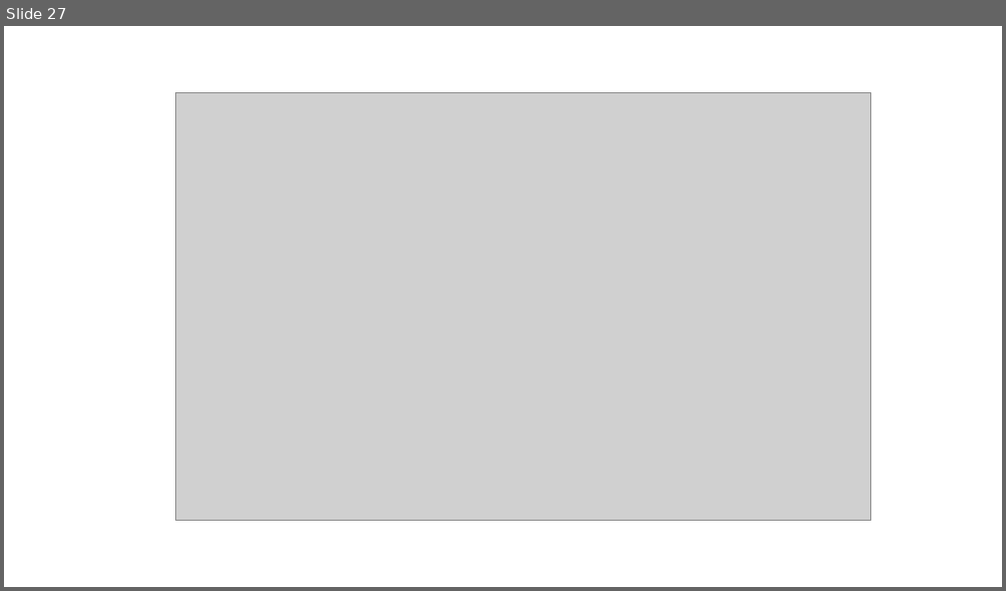
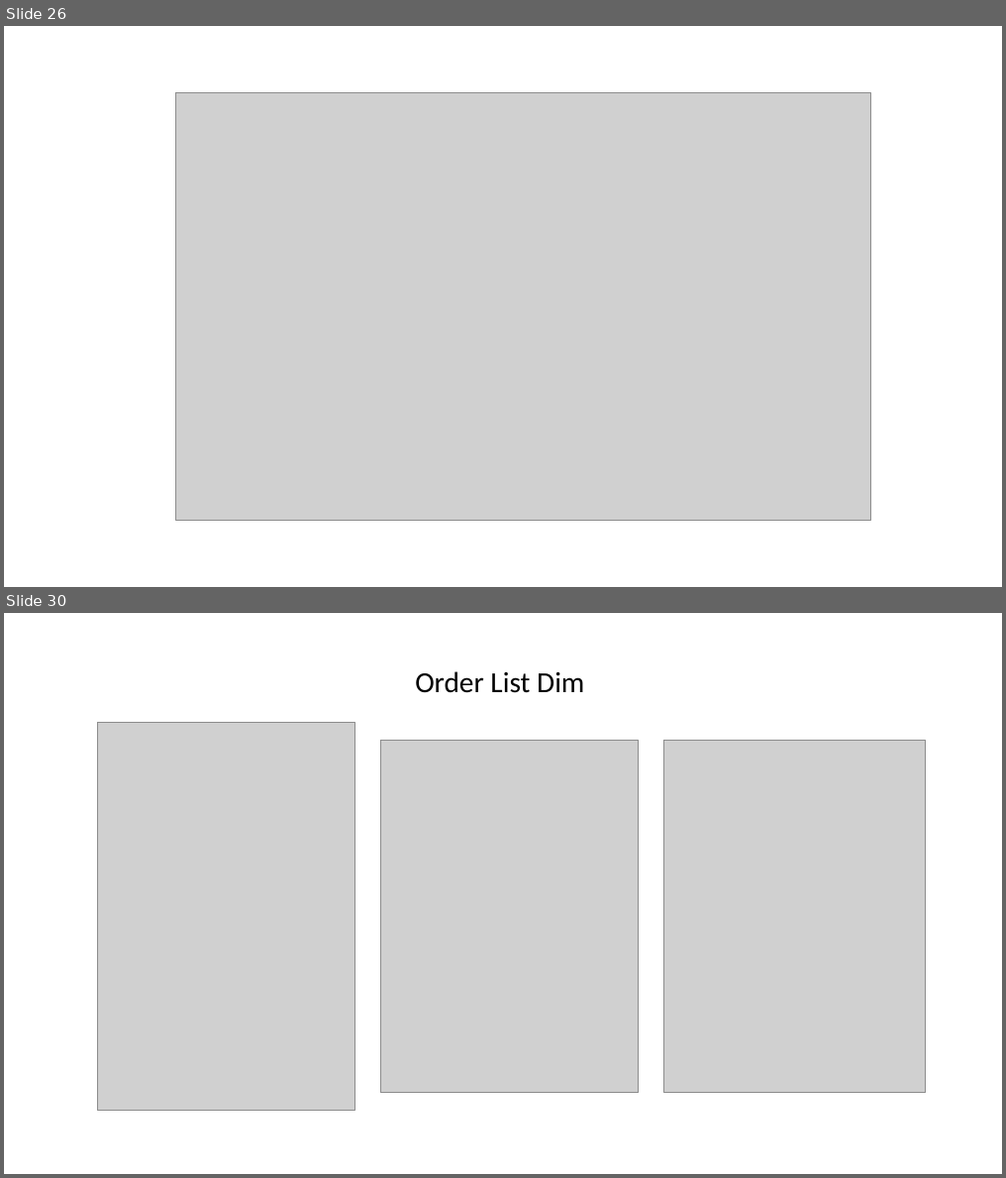
Before and after one commit to jaredbach/LogisticsDataset, a slide deck: Final-Mapping.pptx. Shown one above the other, each under a label of ours: slide 27 before the commit, slides 26 and 30 after it; the slides between them are not shown. The pictures are 1006x591 and 1006x1178 pixels, drawn with LibreOffice and Linux fonts; fonts in the diff are those of the drawing; grey boxes stand for pictures. Boxes give left, top, right and bottom in pixels: in the first picture for what was removed or moved away, otherwise in the second. Text is boxed around its words. In the diff, an @@ line names an element or a change of style, - is before the commit and + after.

```diff
--- a/Final-Mapping.pptx
+++ b/Final-Mapping.pptx
@@ slide 30 added at (x1=4, y1=613, x2=1002, y2=1174), background #FFFFFF @@
@@ text added at (x1=415, y1=671, x2=584, y2=693), 28 pt, text #000000 @@
+Order List Dim
@@ picture added at (x1=97, y1=722, x2=354, y2=1111) @@
@@ picture added at (x1=380, y1=741, x2=638, y2=1093) @@
@@ picture added at (x1=664, y1=741, x2=926, y2=1093) @@
@@ what was slide 27 is now slide 26 @@
```
Also in this commit, not shown: 9 other slides added, 1 slide removed, 1 other file.
